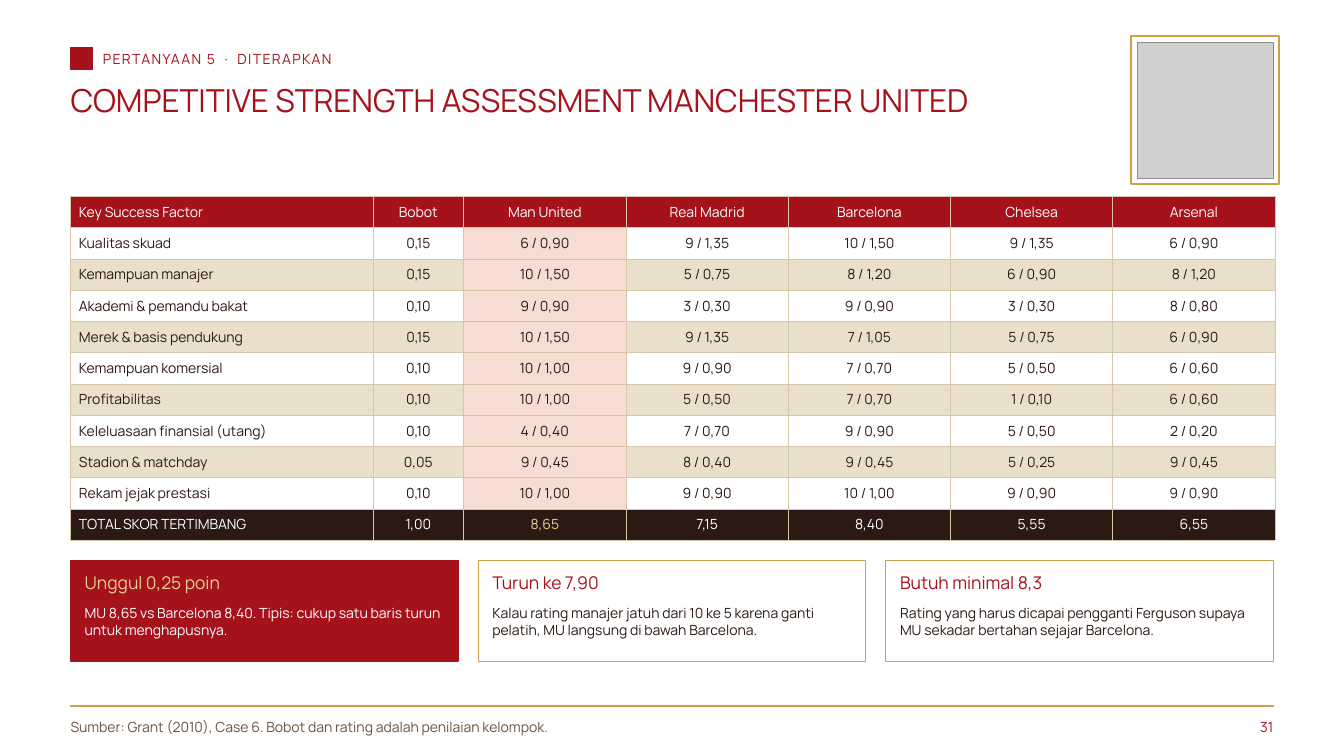
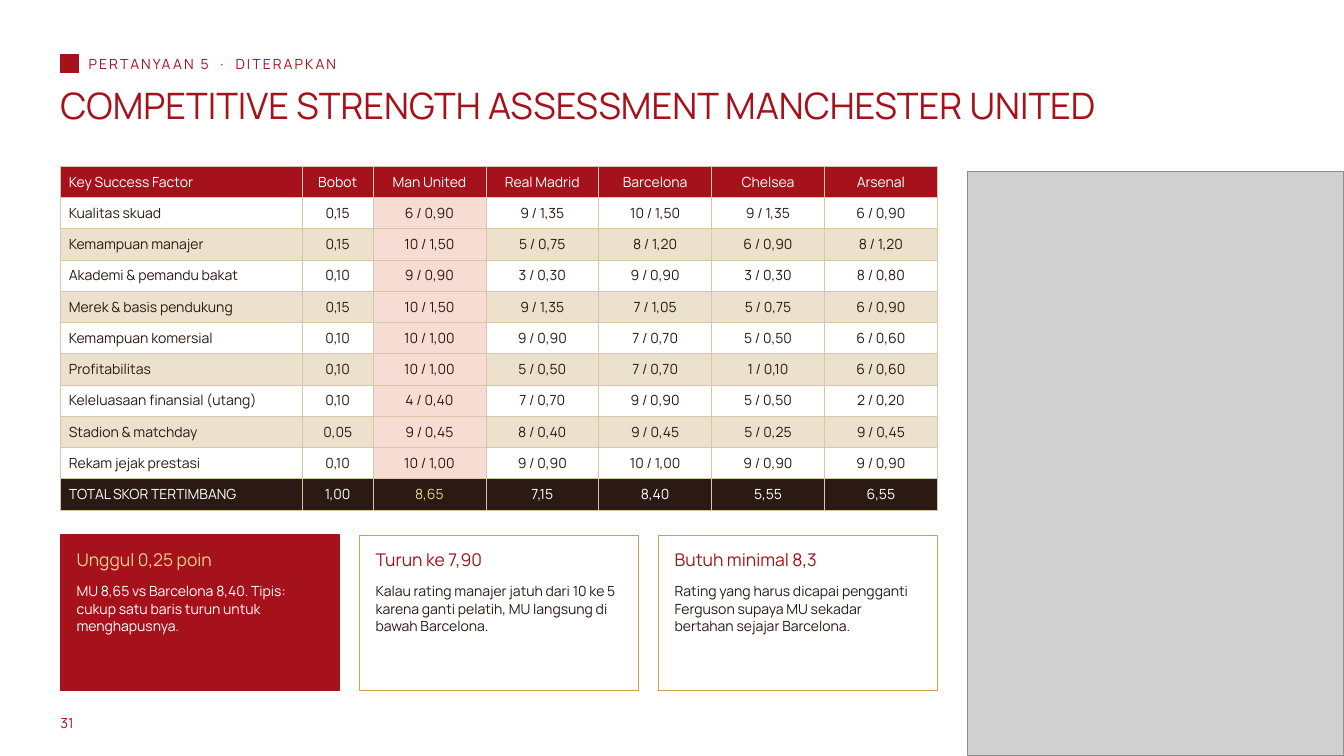
Before and after one commit to aslihabnuri/Dom-Manipulation, a slide deck: slide 31 of materi-strategic-management/presentasi/SMJKT_Group 4_Case Manchester United_tema cream.pptx. Drawn at 1344x756 pixels with LibreOffice and Linux fonts; fonts in the diff are those of the drawing; grey boxes stand for pictures; background and template pictures are left out. Boxes give left, top, right and bottom in pixels: in the first picture for what was removed or moved away, otherwise in the second. Text is boxed around its words. In the diff, an @@ line names an element or a change of style, - is before the commit and + after.

```diff
--- a/materi-strategic-management/presentasi/SMJKT_Group 4_Case Manchester United_tema cream.pptx
+++ b/materi-strategic-management/presentasi/SMJKT_Group 4_Case Manchester United_tema cream.pptx
@@ rectangle resized from (x1=71, y1=47, x2=93, y2=70) to (x1=60, y1=54, x2=79, y2=73) @@
@@ text "PERTANYAAN 5 · DITERAPKAN" at (x1=201, y1=59, x2=209, y2=70): letter spacing 1 to 1.5 pt @@
@@ rectangle removed at (x1=1131, y1=36, x2=1279, y2=185) @@
@@ picture removed at (x1=1137, y1=42, x2=1273, y2=178) @@
@@ text "COMPETITIVE STRENGTH ASSESSMENT MANCHESTER UNITED" moved from (x1=71, y1=88, x2=968, y2=113) to (x1=60, y1=92, x2=1096, y2=120) @@
@@ text "COMPETITIVE STRENGTH ASSESSMENT MANCHESTER UNITED" at (x1=60, y1=92, x2=1096, y2=120): size 22.6 to 26 pt @@
@@ table at (x1=60, y1=166, x2=938, y2=505) @@
@@ fill #EADFCB to #EBE1CC in 24 cells @@
@@ table resized from (x1=71, y1=197, x2=1275, y2=535) to (x1=60, y1=166, x2=938, y2=505) @@
@@ picture added at (x1=968, y1=171, x2=1344, y2=756) @@
@@ rectangle resized from (x1=71, y1=561, x2=458, y2=661) to (x1=60, y1=535, x2=340, y2=691) @@
@@ rectangle added at (x1=360, y1=535, x2=639, y2=691), fill #FFFFFF, outline #C9A24A 0.75 pt @@
@@ rectangle resized from (x1=478, y1=561, x2=865, y2=661) to (x1=658, y1=535, x2=938, y2=691) @@
@@ text "Unggul 0,25 poin" moved from (x1=85, y1=576, x2=220, y2=594) to (x1=77, y1=553, x2=212, y2=571) @@
@@ text "Turun ke 7,90" moved from (x1=492, y1=576, x2=599, y2=591) to (x1=376, y1=553, x2=482, y2=568) @@
@@ text "Butuh minimal 8,3" moved from (x1=900, y1=576, x2=1042, y2=591) to (x1=675, y1=553, x2=816, y2=568) @@
@@ rectangle removed at (x1=886, y1=561, x2=1273, y2=661) @@
@@ text "MU 8,65 vs Barcelona 8,40. ..." moved from (x1=85, y1=607, x2=441, y2=639) to (x1=77, y1=585, x2=286, y2=635) @@
@@ text "Kalau rating manajer jatuh dari ..." moved from (x1=492, y1=607, x2=814, y2=639) to (x1=376, y1=585, x2=615, y2=632) @@
@@ line spacing 1 to 1.05 in 3 elements at (x1=77, y1=585, x2=286, y2=635), (x1=376, y1=585, x2=615, y2=632), (x1=675, y1=586, x2=908, y2=635) @@
@@ text "Rating yang harus dicapai pengganti ..." moved from (x1=900, y1=608, x2=1245, y2=639) to (x1=675, y1=586, x2=908, y2=635) @@
@@ text "31" moved from (x1=1260, y1=722, x2=1273, y2=732) to (x1=60, y1=718, x2=73, y2=728) @@
@@ text "31" at (x1=60, y1=718, x2=73, y2=728): alignment right to left @@
@@ rectangle removed at (x1=71, y1=706, x2=1273, y2=707) @@
@@ text removed at (x1=71, y1=720, x2=547, y2=736) @@
-Sumber: Grant (2010), Case 6. Bobot dan rating adalah penilaian kelompok.
```
Also in this commit, not shown: 32 other slides changed, 8 other files.
